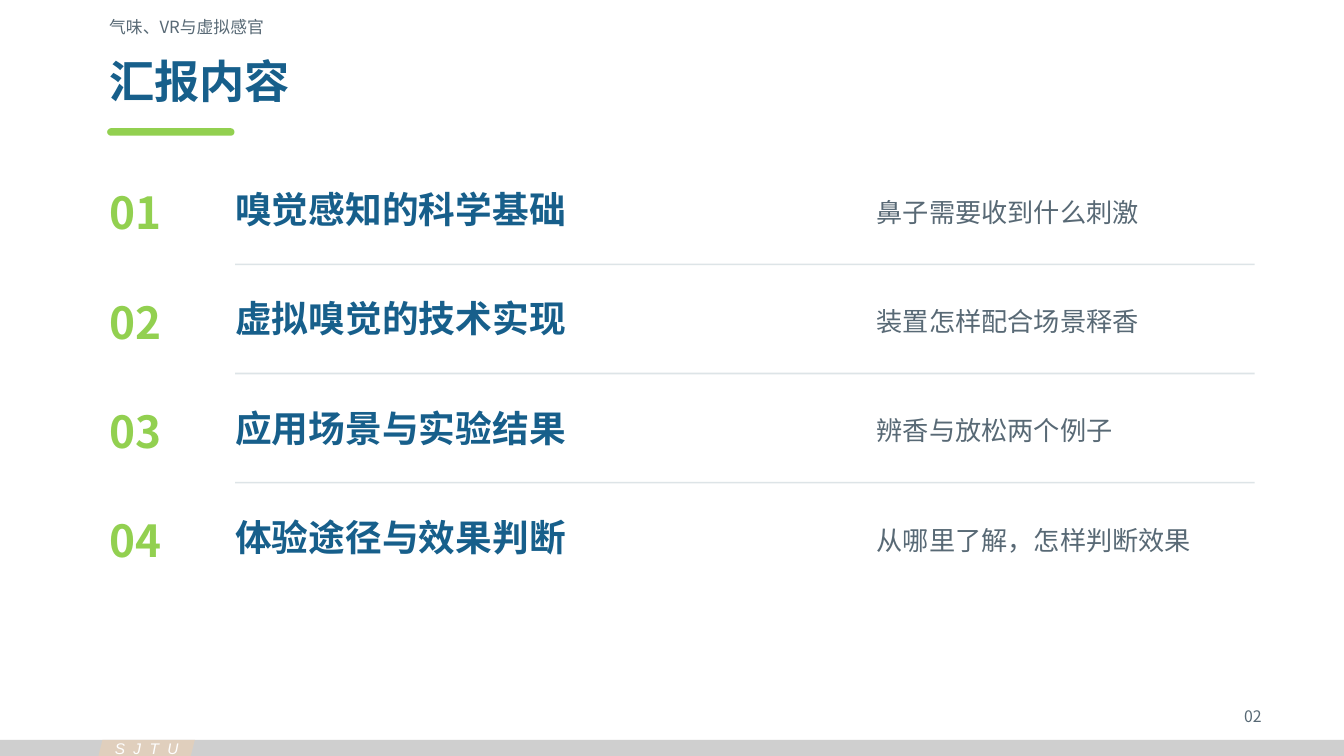
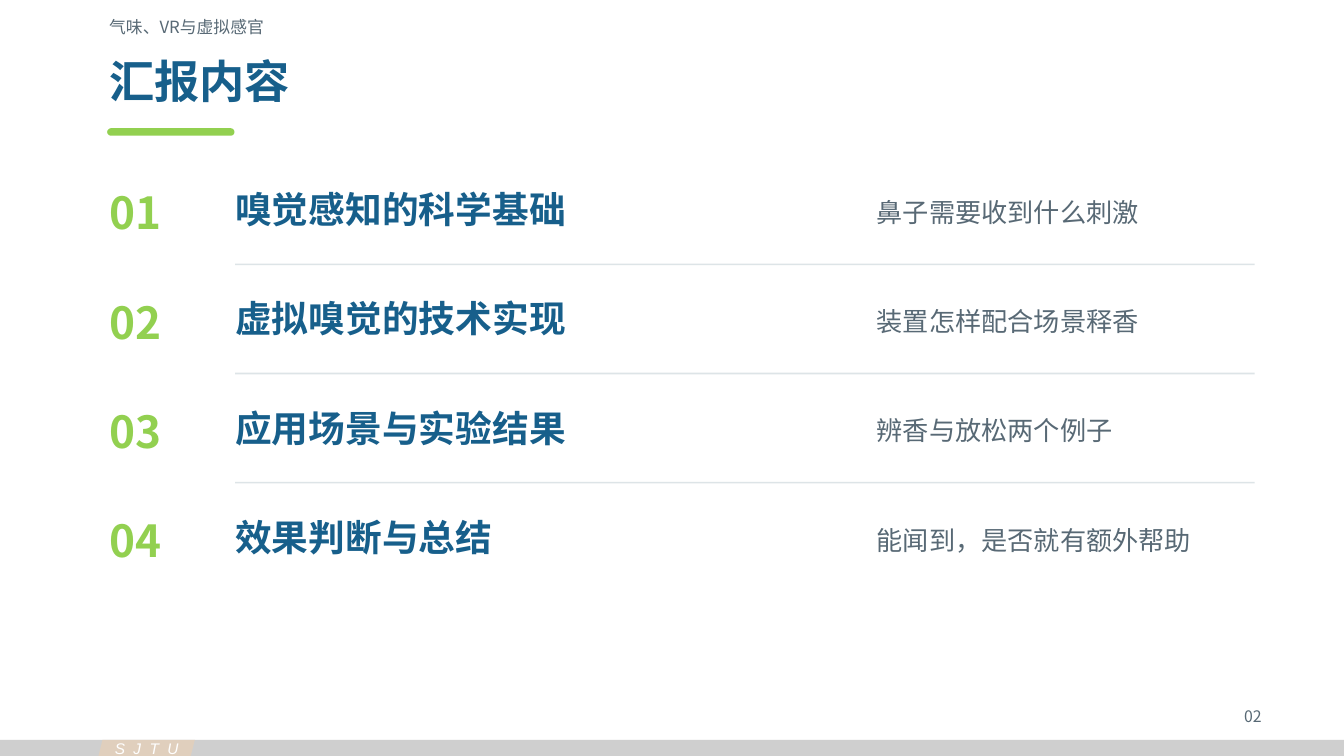
Before and after one commit to Cyh29hao/sjtu-olfaction-vr-2026, a slide deck: slide 2 of release/v3/olfaction-vr-v3.pptx. Drawn at 1344x756 pixels with LibreOffice and Linux fonts; fonts in the diff are those of the drawing. Boxes give left, top, right and bottom in pixels: in the first picture for what was removed or moved away, otherwise in the second. Text is boxed around its words. In the diff, an @@ line names an element or a change of style, - is before the commit and + after.

```diff
--- a/release/v3/olfaction-vr-v3.pptx
+++ b/release/v3/olfaction-vr-v3.pptx
@@ text at [235,520,492,555]: text changed @@
-体验途径与效果判断
+效果判断与总结
@@ text at [877,528,1191,553]: text changed @@
-从哪里了解，怎样判断效果
+能闻到，是否就有额外帮助
```
Also in this commit, not shown: 11 other slides changed, 1 slide added, 1 slide removed, 33 other files.
